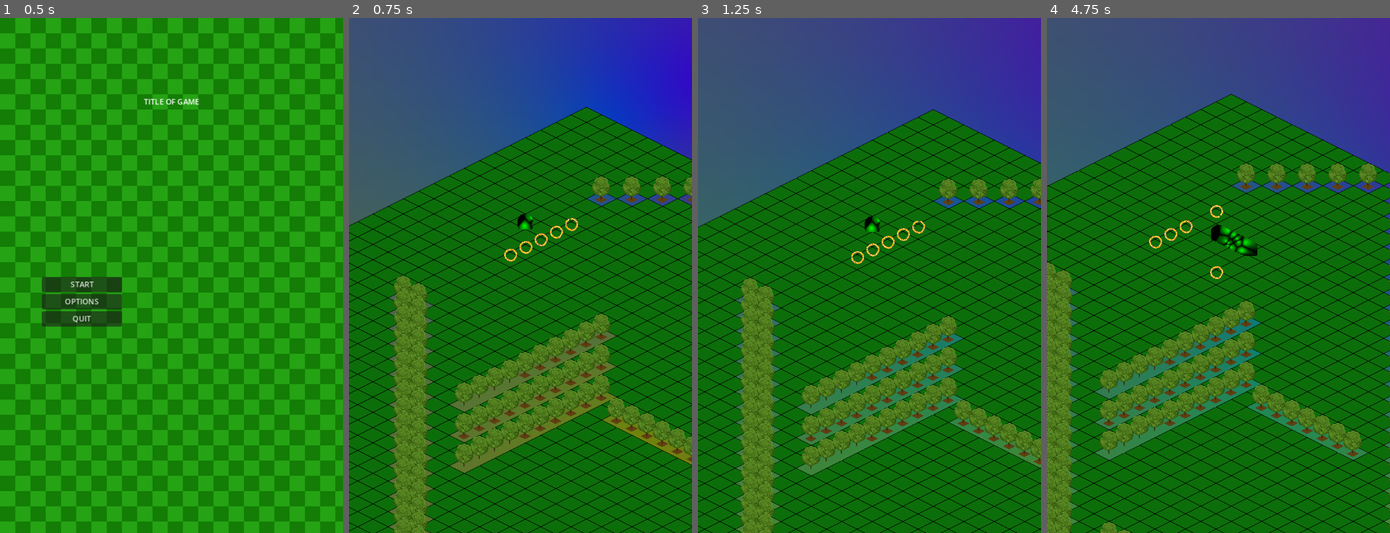
Above: before the commit, frames 1-4 (left to right).
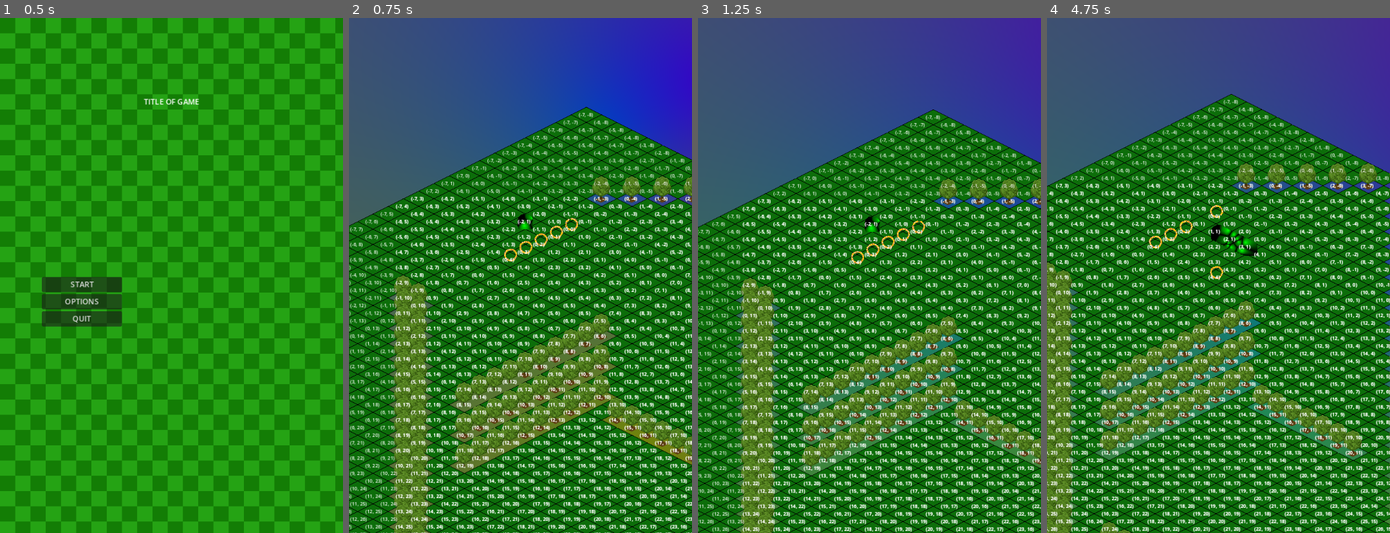
Above: after the commit, the same moments.

Repository: JanBat/GodotSandboxFun
Game: Godot game, scene res://scenes/Main.tscn
The game is run twice, just before and just after one commit, with the same random seed, the same clock (stepped at 60 frames per second) and the same inputs.
Inputs:
- Up to frame 1 (0.5 s): no input
- Up to frame 2 (0.75 s): click "START" at 0.5 s
- Up to frame 3 (1.25 s): no input
- Up to frame 4 (4.75 s): hold Right (steer_right) 1.28-2.03 s; tap Up (steer_ahead) every 0.75 s from 1.35 to 4.35 s; hold Down (steer_back) 2.03-2.78 s; hold Right (steer_right) 2.78-4.28 s; hold Left (steer_left) from 4.28 s (still down)

Frame 1 is identical in both runs. In frame 2, 14% of the frame differs, in the area x 0-100%, y 18-100%; in frame 3, 14%; in frame 4, 15%, in the area x 0-100%, y 15-100%.

Commit message:
optional tilelabels for debugging purposes

Diff:
--- /dev/null
+++ b/scenes/TileMapDebugTool.gd
@@ -0,0 +1,21 @@
+@tool # doesn't necessarily do anything (yet?)
+extends TileMap
+
+@export
+var debug = false
+
+# Called when the node enters the scene tree for the first time.
+func _ready():
+	if debug:
+		for layer in range(5):
+			for cell in get_used_cells(layer):
+				var tile_size = tile_set.tile_size
+				var new_label = $Label.duplicate()
+				new_label.text = str(cell)
+				new_label.position = map_to_local(Vector2(cell)) - tile_size * 0.25
+				new_label.show()
+				add_child(new_label)
+
+# Called every frame. 'delta' is the elapsed time since the previous frame.
+func _process(delta):
+	pass
--- a/scenes/level.tscn
+++ b/scenes/level.tscn
@@ -6,6 +6,7 @@
 [ext_resource type="Texture2D" uid="uid://cescbn2jhg3f5" path="res://art/Tile/green_two.png" id="4_76ykl"]
 [ext_resource type="Texture2D" uid="uid://bt4qa7snl6nar" path="res://art/Tile/T_NB.png" id="5_7xm0d"]
 [ext_resource type="Texture2D" uid="uid://d1thlh812ip15" path="res://art/Tile/Tree_Two.png" id="6_fwog8"]
+[ext_resource type="Script" path="res://scenes/TileMapDebugTool.gd" id="7_ifnrd"]
 [ext_resource type="PackedScene" uid="uid://dsjhm1josomyh" path="res://scenes/snake.tscn" id="7_nn7cm"]
 [ext_resource type="PackedScene" uid="uid://cqtaul20rn73m" path="res://scenes/coin.tscn" id="8_hd4ou"]
 
@@ -62,10 +63,14 @@
 sources/1 = SubResource("TileSetAtlasSource_xyjlc")
 sources/3 = SubResource("TileSetAtlasSource_ti7w0")
 
+[sub_resource type="LabelSettings" id="LabelSettings_pb8xq"]
+font_size = 10
+
 [node name="Level" type="Node2D"]
 top_level = true
 position = Vector2(85, 325)
 script = ExtResource("1_twwiv")
+debug_grid = true
 
 [node name="TileMap" type="TileMap" parent="."]
 y_sort_enabled = true
@@ -84,6 +89,7 @@
 layer_1/y_sort_origin = 0
 layer_1/z_index = 1
 layer_1/tile_data = PackedInt32Array(720904, 0, 0, 655368, 0, 0, 589832, 0, 0, 524296, 0, 0, 1114122, 0, 0, 1048586, 0, …(21660 unchanged characters)…
+script = ExtResource("7_ifnrd")
 
 [node name="Snake" parent="TileMap" node_paths=PackedStringArray("tile_map") instance=ExtResource("7_nn7cm")]
 y_sort_enabled = true
@@ -121,6 +127,18 @@
 tile_map = NodePath("..")
 grid_location = Vector2(0, 4)
 
+[node name="GridLabels" type="Node2D" parent="TileMap"]
+
+[node name="Ref" type="Label" parent="TileMap/GridLabels"]
+visible = false
+z_index = 3
+offset_left = 9.0
+offset_top = 3.0
+offset_right = 54.0
+offset_bottom = 29.0
+text = "25, 13"
+label_settings = SubResource("LabelSettings_pb8xq")
+
 [connection signal="camera_suggestion" from="TileMap/Snake" to="." method="_on_snake_camera_suggestion"]
 [connection signal="game_over_sig" from="TileMap/Snake" to="." method="_on_snake_game_over_sig"]
 [connection signal="moved" from="TileMap/Snake" to="." method="_on_snake_moved"]
--- a/scripts/level.gd
+++ b/scripts/level.gd
@@ -1,9 +1,22 @@
 extends Node2D
+
+@export
+var debug_grid: bool:
+	get:
+		return debug_grid
+	set(value):
+		debug_grid = value
+		if $TileMap/GridLabels:
+			for label in $TileMap/GridLabels.get_children():
+				if value:
+					label.show()
+				else:
+					label.hide()
 
 signal game_over()
 # Called when the node enters the scene tree for the first time.
 func _ready():
-	pass # Replace with function body.
+	init_debug_grid()
 
 
 var desired_position: Vector2 = position
@@ -24,3 +37,14 @@
 
 func _on_snake_camera_suggestion(pos):
 	desired_position = -pos + Vector2(0.0, 350.0) # TODO: use screensize instead
+
+func init_debug_grid():
+	for layer in range(5):
+		for cell in $TileMap.get_used_cells(layer):
+			var tile_size = $TileMap.tile_set.tile_size
+			var new_label = $TileMap/GridLabels/Ref.duplicate()
+			new_label.text = str(cell)
+			new_label.position = $TileMap.map_to_local(Vector2(cell)) - tile_size * 0.25
+			if debug_grid:
+				new_label.show()
+			$TileMap/GridLabels.add_child(new_label)
--- a/scripts/snake.gd
+++ b/scripts/snake.gd
@@ -117,6 +117,9 @@
 	direction = new_direction
 	grid_location = grid_location + direction
 	position = grid_to_local(grid_location)
+	#if not tile_map.get_cell_tile_data(0, grid_location):
+		# faint()
+	#	pass
 	var coll = move_and_collide(Vector2.ZERO)
 	if coll:
 		# all collisions are fatal
--- a/shaders/polkadot.tres
+++ b/shaders/polkadot.tres
@@ -4,3 +4,4 @@
 
 [resource]
 shader = ExtResource("1_b0bhg")
+shader_parameter/dots = null
Not shown: 1 places in scenes/level.tscn that only renumber resources
